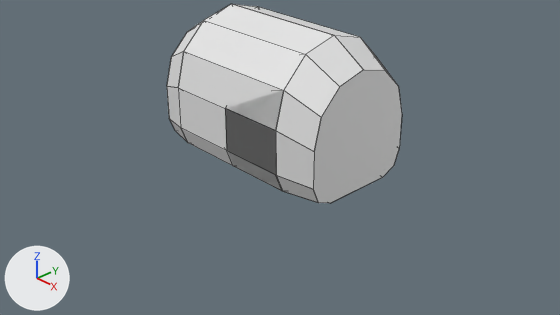
A saved change to the Blender file Assets/Blender/GeneralProject.blend.
Both versions are drawn from the file's camera 'Camera'. Lighting does not change. The marker at lower left points along +X, +Y and +Z. Mesh edges are drawn as thin lines.

Objects in the first picture: 'SnakeBody', 'SnakeHead', 'SnakeTail'.
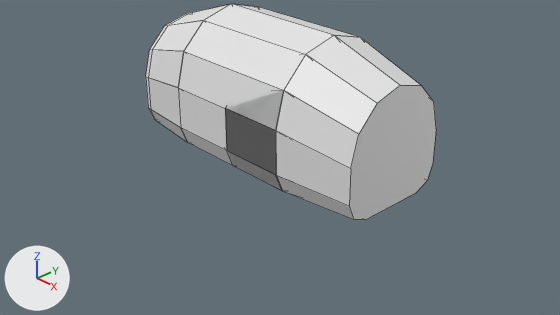
Commit message: Update snake models

Edits to the bpy script that builds the scene:
```text
Change me_cube_010:
    used by ob_snakehead; location = (0.0, 0.0, 0.0)
    remove me_cube_010.from_pydata(...)  # 84 vertices, 72 faces; spans x -1.0..1.5, y -1.0..1.0, z 0.0..2.0
    add me_cube_010.from_pydata(...)  # 78 vertices, 67 faces; spans x -1.0..1.5, y -1.0..1.0, z 0.0..2.0
    me_cube_010 part 1
    6 vertices are removed from x -1.0..1.5, y 0.0, z 0.45..2.0
    15 faces are deleted
    10 new faces join them
Change me_cube_011:
    used by ob_snakebody; location = (0.0, 0.0, 0.0)
    remove me_cube_011.from_pydata(...)  # 56 vertices, 44 faces; spans x -1.5..1.5, y -1.0..1.0, z 0.0..2.0
    add me_cube_011.from_pydata(...)  # 52 vertices, 41 faces; spans x -2.08..2.08, y -1.0..1.0, z 0.0..2.0
    me_cube_011 part 2
    4 vertices are removed from x -1.5..1.5, y 0.0, z 1.68..2.0
    8 faces are deleted
    26 vertices move from x -1.5..1.5, y -0.84..0.84, z 0.0..1.68 to x -2.08..2.08, y -0.82..0.82, z 0.0..1.64
    5 new faces join them
Change me_cube_012:
    used by ob_snaketail; location = (0.0, 0.0, 0.0)
    remove me_cube_012.from_pydata(...)  # 56 vertices, 44 faces; spans x -1.52..1.0, y -1.0..1.0, z 0.0..2.0
    add me_cube_012.from_pydata(...)  # 40 vertices, 40 faces; spans x -1.99..1.0, y -1.0..1.0, z 0.0..2.0
    me_cube_012 part 3
    16 vertices are removed from x -1.52..1.0, y 0.0, z 0.0..2.0
    21 faces are deleted
    13 vertices in x -1.52, y -0.83..0.83, z 0.0..1.66 move by (-0.47, 0.0, 0.0)
    17 new faces join them
```

Where the change shows, as pixel boxes (x1, y1, x2, y2) in the pictures (560 x 315 px; the box of a moved part takes in the faces that stretch with it):
'SnakeBody', reshaped (23% wider, 8% taller)
    before: (167, 4, 402, 203)
    after: (146, 4, 436, 220)
'SnakeHead', reshaped
    before: (226, 35, 396, 202)
    after: (226, 35, 351, 189)
'SnakeTail', reshaped
    before: (167, 5, 229, 141)
    after: (176, 4, 230, 143)
part 1 of me_cube_010, moved or reshaped (not visible afterwards)
    before: (306, 35, 384, 85)
